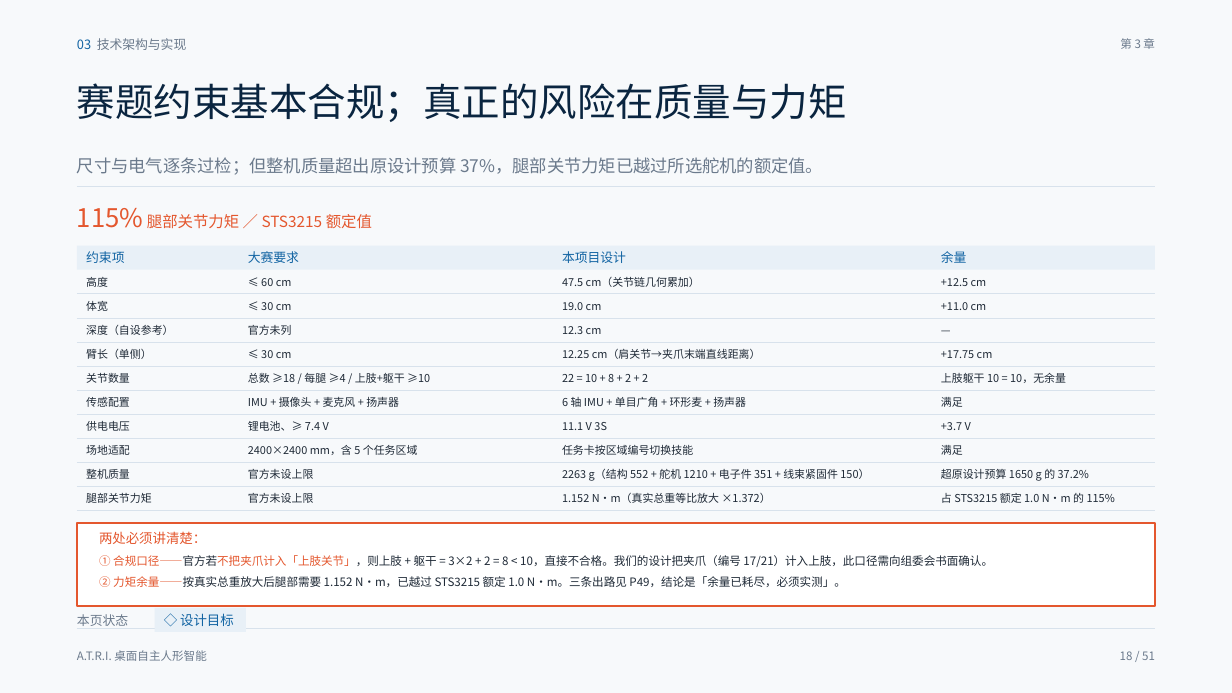
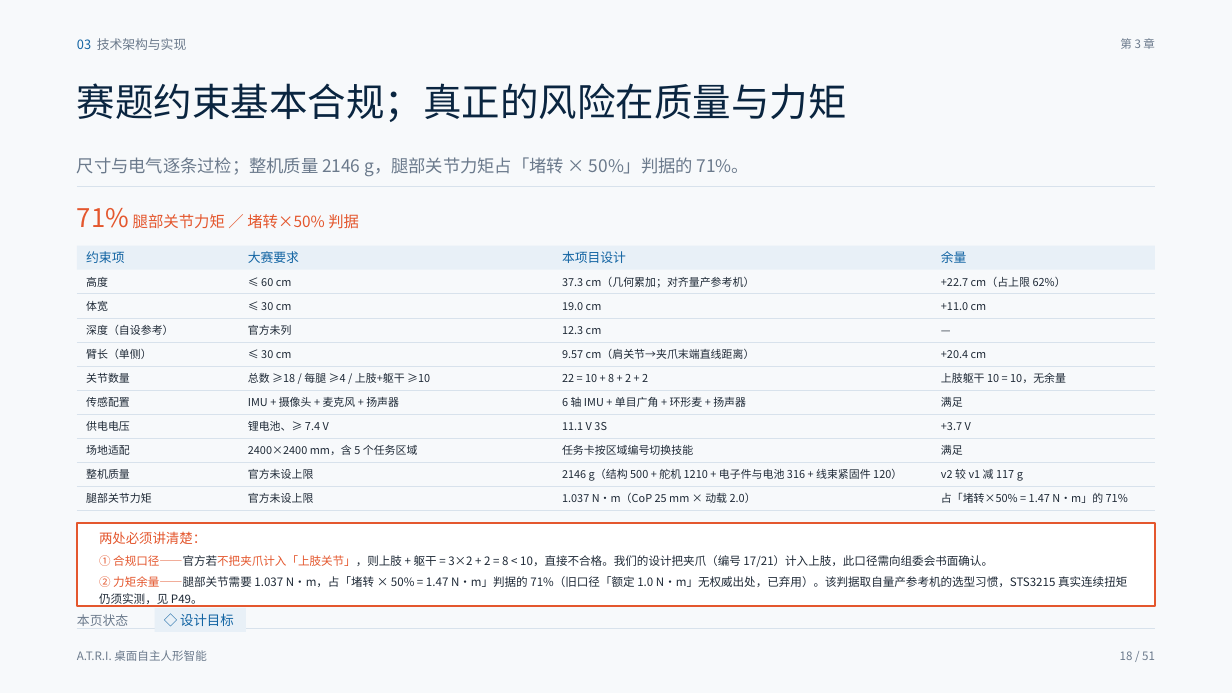
Before and after one commit to HPIline/ATRI, a slide deck: slide 18 of ppt/out/ATRI-答辩PPT-定稿.pptx. Drawn at 1232x693 pixels with LibreOffice and Linux fonts; fonts in the diff are those of the drawing. Boxes give left, top, right and bottom in pixels: in the first picture for what was removed or moved away, otherwise in the second. Text is boxed around its words. In the diff, an @@ line names an element or a change of style, - is before the commit and + after.

Commit message:
docs(sync): 全部技术方案同步到 v2 架构口径
把 v2（373 mm / 2.146 kg / 堵转×50% 判据）同步到所有现行技术文档与产出物。

文档：
- 技术方案.md / 项目综述.md / 材料上传准备.md：尺寸 37.3×19.0×12.3 cm、质量 2.146 kg、
  臂长 9.57 cm（肩→夹爪末端）、测试 169 项
- BOM与阶段性指标.md：整表重算 —— 树莓派按 2026-04 涨价后实价、补入漏掉的平衡充、
  备用舵机显式列入；三档口径 ¥3350–3950 / ¥3100–3600 / ¥2725–3260（并更正 v1「含备用舵机」
  档低于基础档的算式错误）
- 答辩PPT-逐页文案-v3.md：v3.1 修订说明 + P18 合规表/预算/测试数全部同步
- 答辩PPT-交付说明.md：新增 v3.1 再交付章节
- 答辩PPT-待回填清单.md / 答辩Q&A.md / 两个 Prompt 文档 / 外观尺寸零件设计Prompt.md
- 软件/atri/config/robot.json：size_cm/mass_kg 同步（软件侧读的模型摘要）

产出物：
- ppt/build_deck.py 同步并重新出片（51 页，版面自检 0 页问题）
- webots/worlds/atri_22dof.wbt 重新生成

顺带修掉两处工具缺陷：
- gen_urdf.py：「左臂(肩->夹爪)」标签实际从骨盆起算（77.0 mm），易被误当材料口径的臂长；
  改名为「骨盆->夹爪末端」并新增 shoulder_to_gripper_mm()（v2＝95.7 mm）
- webots 生成器：关节链原为手写常量，长期与模型不一致（腿段 190 vs 235 mm、roll/pitch 轴向对调），
  改为从 robot_model.json 派生；新增"世界关节名与模型逐一对应"的断言

注：PPT 的 PDF 未重导 —— 本机 PowerPoint/Keynote 自动化被 macOS 权限拒绝（-10004），
需人工用 PowerPoint 另存为 PDF 覆盖 ppt/out/ATRI-答辩PPT-定稿.pdf。

```diff
--- a/ppt/out/ATRI-答辩PPT-定稿.pptx
+++ b/ppt/out/ATRI-答辩PPT-定稿.pptx
@@ text at [77,157,749,177]: text changed @@
-尺寸与电气逐条过检；但整机质量超出原设计预算 37%，腿部关节力矩已越过所选舵机的额定值。
+尺寸与电气逐条过检；整机质量 2146 g，腿部关节力矩占「堵转 × 50%」判据的 71%。
@@ text at [77,208,359,229]: text changed @@
-115% 腿部关节力矩 ／ STS3215 额定值
+71% 腿部关节力矩 ／ 堵转×50% 判据
@@ text at [562,277,755,288]: text changed @@
-47.5 cm（关节链几何累加）
+37.3 cm（几何累加；对齐量产参考机）
@@ text at [941,277,1066,287]: text changed @@
-+12.5 cm
++22.7 cm（占上限 62%）
@@ text at [562,349,755,359]: text changed @@
-12.25 cm（肩关节→夹爪末端直线距离）
+9.57 cm（肩关节→夹爪末端直线距离）
@@ text at [941,350,987,358]: text changed @@
-+17.75 cm
++20.4 cm
@@ text at [562,469,902,481]: text changed @@
-2263 g（结构 552 + 舵机 1210 + 电子件 351 + 线束紧固件 150）
+2146 g（结构 500 + 舵机 1210 + 电子件与电池 316 + 线束紧固件 120）
@@ text at [941,469,1023,481]: text changed @@
-超原设计预算 1650 g 的 37.2%
+v2 较 v1 减 117 g
@@ text at [562,493,756,503]: text changed @@
-1.152 N·m（真实总重等比放大 ×1.372）
+1.037 N·m（CoP 25 mm × 动载 2.0）
@@ text at [941,492,1128,503]: text changed @@
-占 STS3215 额定 1.0 N·m 的 115%
+占「堵转×50% = 1.47 N·m」的 71%
@@ text at [99,576,1127,607]: text changed @@
-② 力矩余量——按真实总重放大后腿部需要 1.152 N·m，已越过 STS3215 额定 1.0 N·m。三条出路见 P49，结论是「余量已耗尽，必须实测」。
+② 力矩余量——腿部关节需要 1.037 N·m，占「堵转 × 50% = 1.47 N·m」判据的 71%（旧口径「额定 1.0 N·m」无权威出处，已弃用）。该判据取自量产参考机的选型习惯，STS3215 真实连续扭矩仍须实测，见 P49。
```
Also in this commit, not shown: 11 other slides changed, 20 other files.
